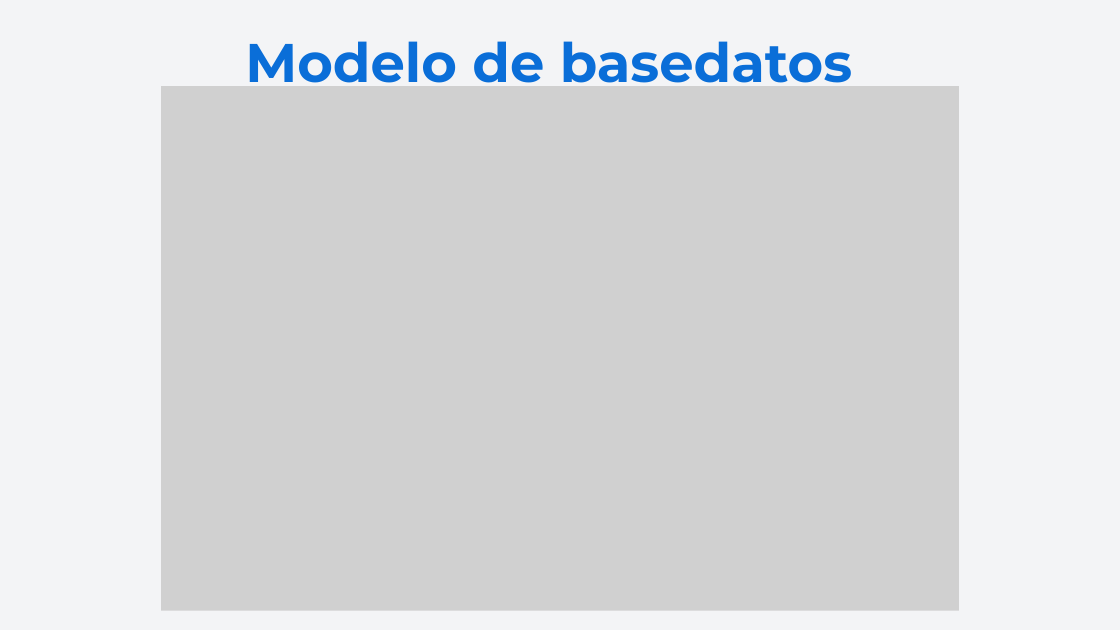
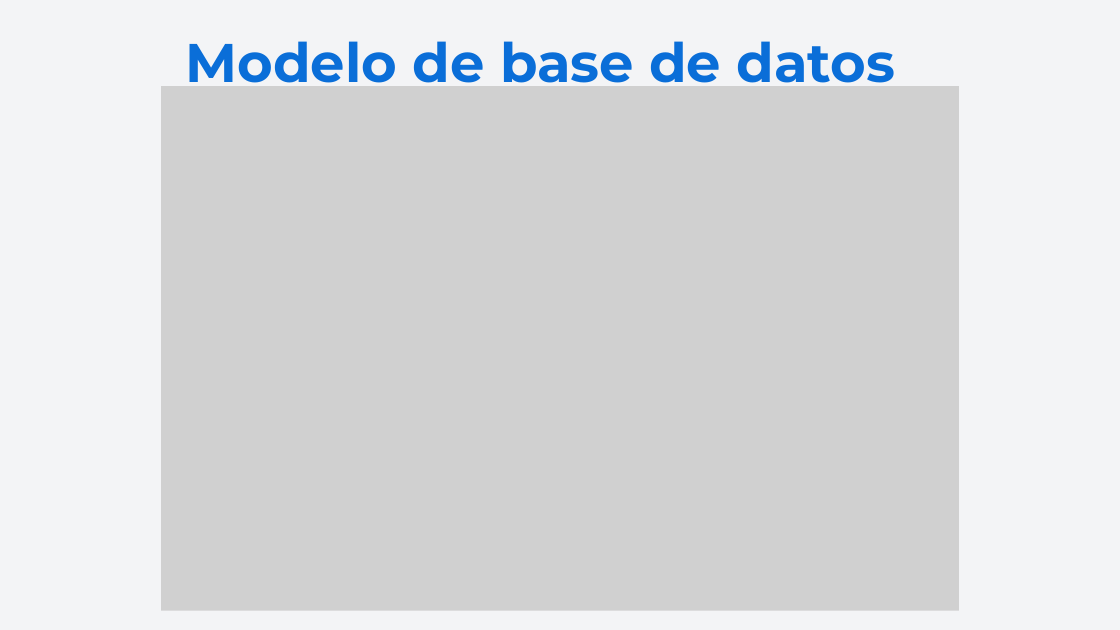
Before and after one commit to Wachitugo/Capstone, a slide deck: slide 13 of Fase 3/Presentación final.pptx. Drawn at 1120x630 pixels with LibreOffice and Linux fonts; fonts in the diff are those of the drawing; grey boxes stand for pictures. Boxes give left, top, right and bottom in pixels: in the first picture for what was removed or moved away, otherwise in the second. Text is boxed around its words. In the diff, an @@ line names an element or a change of style, - is before the commit and + after.

```diff
--- a/Fase 3/Presentación final.pptx
+++ b/Fase 3/Presentación final.pptx
@@ text at [186,41,896,83]: text changed @@
-Modelo de basedatos
+Modelo de base de datos
```
Also in this commit, not shown: 2 other files.
